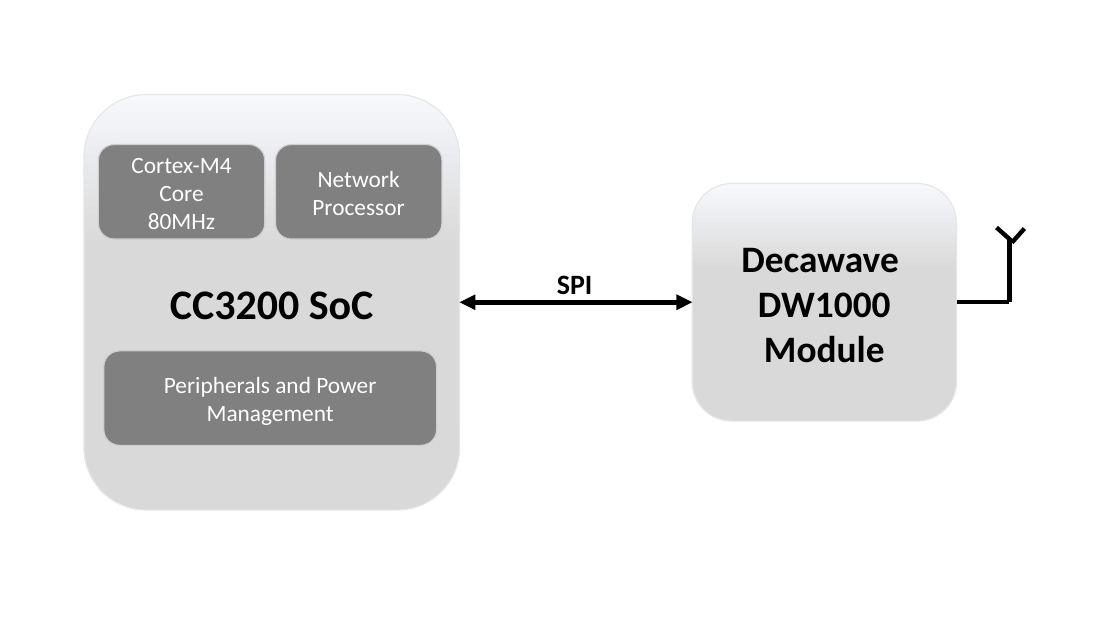
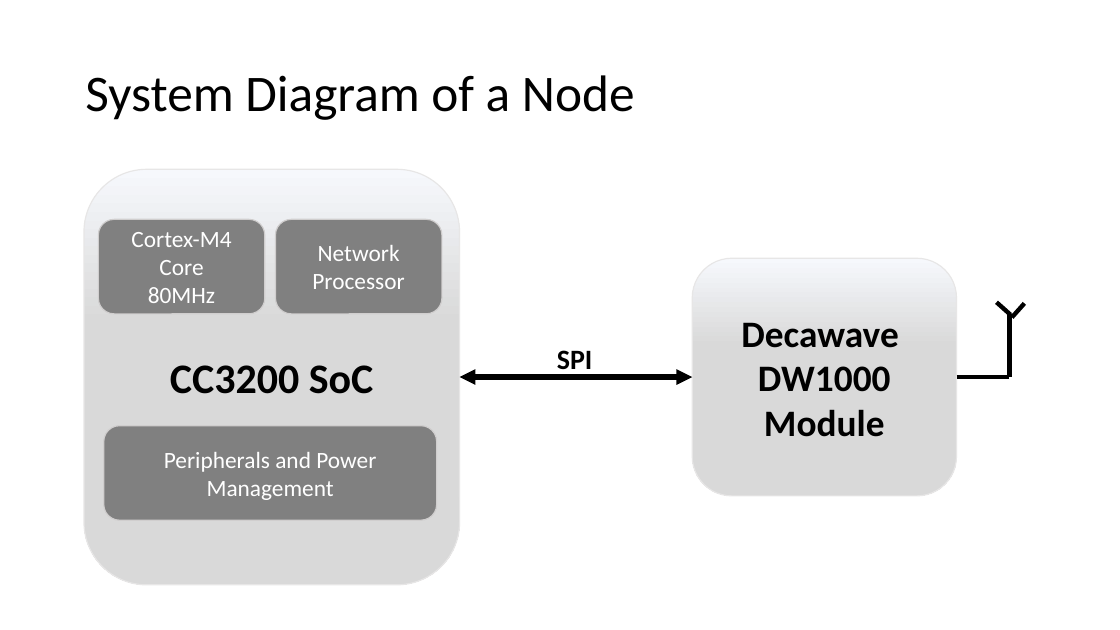
Before and after one commit to tejus26/Wireless-Sensor-Network, a slide deck: slide 5 of Reports/Proposal_presentation.pptx (slide 3 before the commit). Drawn at 1120x630 pixels with LibreOffice and Linux fonts; fonts in the diff are those of the drawing. Boxes give left, top, right and bottom in pixels: in the first picture for what was removed or moved away, otherwise in the second. Text is boxed around its words. In the diff, an @@ line names an element or a change of style, - is before the commit and + after.

Commit message:
some draft

```diff
--- a/Reports/Proposal_presentation.pptx
+++ b/Reports/Proposal_presentation.pptx
@@ title added at [85,75,635,120], 44 pt, text #000000 @@
+System Diagram of a Node
@@ 5 rounded rectangles, 4 lines, 1 text, 1 double arrow: place and size @@
-5 rounded rectangles, 4 lines, 1 text, 1 double arrow at [84,94,1025,510]
+5 rounded rectangles, 4 lines, 1 text, 1 double arrow at [84,170,1025,586]
```
Also in this commit, not shown: 1 other slide changed, 4 slides added, 2 slides removed.
